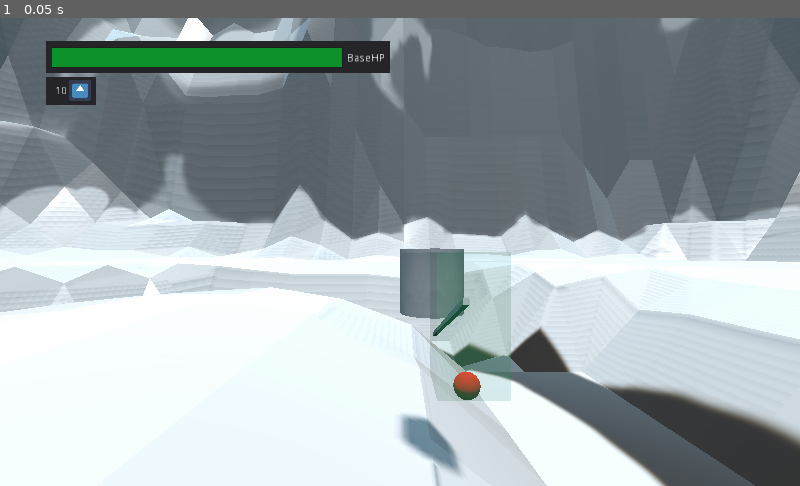
Above: before the commit, frame 1.
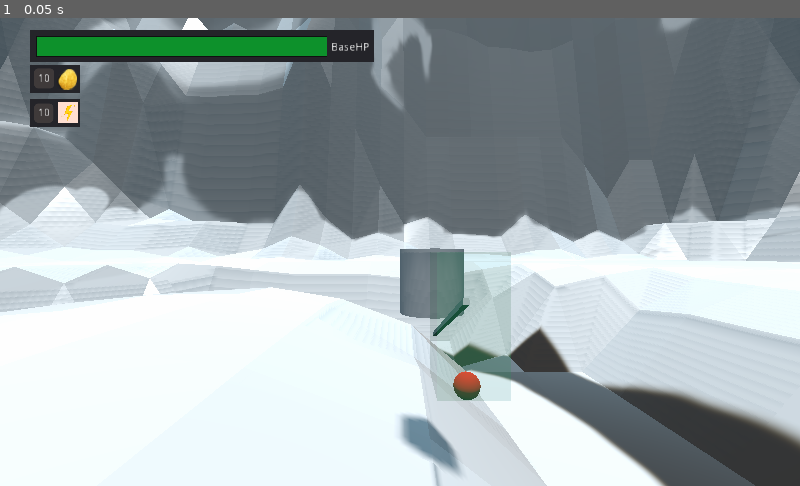
Above: after the commit, the same moment.

Repository: Paulpanther/MultiplayerTowerDefense
Game: Godot game, scene res://game/game.tscn
Same seed, same stepped clock (60 frames per second), same inputs: the game is played once before the commit and once after it. The engine's default icon, where the game draws it, is replaced by a stand-in: a white triangle on a blue panel in a dark square.
Inputs:
- Up to frame 1 (0.05 s): no input

The runs differ from the first frame. In frame 1, 4.0% of the frame differs, in the area x 3-49%, y 2-24%.
Error in both runs: Assertion failed. (res://addons/multiplayer/NetworkGame.gd:84)

Commit message:
Added EnergyCounter and QuitButton

Diff:
--- a/Global.gd
+++ b/Global.gd
@@ -8,8 +8,9 @@
 #BASE
 export var baseHealth = 150
 
-#CHIPS
+#Rescources
 export var Chips = 10
+export var Energy = 10
 
 #ENEMIES
 enum ENEMIES{
--- a/UI/ChipCounter.gd
+++ b/UI/ChipCounter.gd
@@ -1,4 +1,4 @@
 extends Label
 
 func _process(delta):
-	text = str(Global.Chips)
+	text = str(Global.Energy)
--- /dev/null
+++ b/game/Menu.gd
@@ -0,0 +1,9 @@
+extends Control
+
+
+
+func _on_ControlsButton_pressed():
+	visible = false
+
+func _on_QuitButton_pressed():
+	get_tree().quit()
--- /dev/null
+++ b/game/QuitButton.gd
@@ -0,0 +1,20 @@
+extends Control
+
+
+# Declare member variables here. Examples:
+# var a = 2
+# var b = "text"
+
+
+# Called when the node enters the scene tree for the first time.
+func _ready():
+	pass # Replace with function body.
+
+
+# Called every frame. 'delta' is the elapsed time since the previous frame.
+#func _process(delta):
+#	pass
+
+
+func _on_Quit_pressed():
+	get_tree().quit()
--- a/game/game.tscn
+++ b/game/game.tscn
@@ -1,12 +1,15 @@
-[gd_scene load_steps=11 format=2]
+[gd_scene load_steps=15 format=2]
 
 [ext_resource path="res://addons/multiplayer/NetworkGame.gd" type="Script" id=1]
 [ext_resource path="res://player/player.tscn" type="PackedScene" id=2]
 [ext_resource path="res://level/level0/level0.tscn" type="PackedScene" id=3]
 [ext_resource path="res://resources/rock.tscn" type="PackedScene" id=4]
 [ext_resource path="res://UI/LoseBaseHP.gd" type="Script" id=5]
+[ext_resource path="res://game/Menu.gd" type="Script" id=6]
 [ext_resource path="res://UI/ChipCounter.gd" type="Script" id=7]
-[ext_resource path="res://icon.png" type="Texture" id=8]
+[ext_resource path="res://assets/chip.png" type="Texture" id=8]
+[ext_resource path="res://game/QuitButton.gd" type="Script" id=9]
+[ext_resource path="res://UI/Assets/lightning_bolt.webp" type="Texture" id=10]
 
 [sub_resource type="Theme" id=1]
 
@@ -14,6 +17,13 @@
 
 [sub_resource type="StyleBoxFlat" id=3]
 bg_color = Color( 0.054902, 0.572549, 0.172549, 1 )
+
+[sub_resource type="StyleBoxFlat" id=4]
+bg_color = Color( 0.25098, 0.231373, 0.231373, 1 )
+corner_radius_top_left = 5
+corner_radius_top_right = 5
+corner_radius_bottom_right = 5
+corner_radius_bottom_left = 5
 
 [node name="MultiplayerTowerDefense" type="Node"]
 script = ExtResource( 1 )
@@ -29,13 +39,14 @@
 [node name="rock" parent="game" instance=ExtResource( 4 )]
 
 [node name="UI" type="Control" parent="."]
-anchor_left = 0.02
-anchor_top = 0.03
-anchor_right = 0.02
-anchor_bottom = 0.03
-margin_left = 0.520002
-margin_right = 20.52
-margin_bottom = 22.0
+anchor_left = 0.001
+anchor_top = 0.002
+anchor_right = 0.001
+anchor_bottom = 0.002
+margin_left = -0.024
+margin_top = -0.2
+margin_right = 1920.0
+margin_bottom = 1080.0
 __meta__ = {
 "_edit_use_anchors_": false
 }
@@ -44,9 +55,10 @@
 anchor_left = 1.0
 anchor_right = 1.0
 anchor_bottom = 1.0
-margin_left = 10.0
-margin_right = 487.0
-margin_bottom = 40.0
+margin_left = -1890.02
+margin_top = 3.0
+margin_right = -1436.02
+margin_bottom = -1008.2
 __meta__ = {
 "_edit_use_anchors_": false
 }
@@ -74,7 +86,7 @@
 }
 
 [node name="LostHP" type="PanelContainer" parent="UI/BaseHP"]
-modulate = Color( 0.180392, 0.203922, 0.196078, 1 )
+modulate = Color( 0.109804, 0.113725, 0.113725, 1 )
 margin_left = 15.0
 margin_top = 19.0
 margin_right = 388.0
@@ -96,23 +108,36 @@
 "_edit_use_anchors_": false
 }
 
-[node name="Control" type="Control" parent="UI"]
+[node name="CounterChip" type="Control" parent="UI"]
 margin_left = 40.0
-margin_top = 51.0
+margin_top = 53.0
 margin_right = 171.0
-margin_bottom = 107.0
-
-[node name="Panel" type="Panel" parent="UI/Control"]
+margin_bottom = 109.0
+__meta__ = {
+"_edit_use_anchors_": false
+}
+
+[node name="Panel" type="Panel" parent="UI/CounterChip"]
 margin_left = -2.0
 margin_top = 6.0
 margin_right = 62.0
 margin_bottom = 42.0
 
-[node name="ChipCounter" type="Label" parent="UI/Control"]
-margin_left = 9.0
-margin_top = 18.0
-margin_right = 64.0
-margin_bottom = 62.0
+[node name="Panel2" type="Panel" parent="UI/CounterChip"]
+margin_left = 3.0
+margin_top = 11.0
+margin_right = 28.0
+margin_bottom = 36.0
+custom_styles/panel = SubResource( 4 )
+__meta__ = {
+"_edit_use_anchors_": false
+}
+
+[node name="ChipCounter" type="Label" parent="UI/CounterChip"]
+margin_left = 7.0
+margin_top = 17.0
+margin_right = 62.0
+margin_bottom = 61.0
 text = "0
 "
 script = ExtResource( 7 )
@@ -120,10 +145,138 @@
 "_edit_use_anchors_": false
 }
 
-[node name="TextureRect" type="TextureRect" parent="UI/Control"]
-margin_left = 27.0
-margin_top = 10.0
-margin_right = 56.0
-margin_bottom = 37.0
+[node name="TextureRect" type="TextureRect" parent="UI/CounterChip"]
+anchor_top = 0.179
+anchor_bottom = 0.179
+margin_left = 29.0
+margin_top = 0.976
+margin_right = 58.0
+margin_bottom = 27.976
 texture = ExtResource( 8 )
 expand = true
+
+[node name="QuitButton" type="Control" parent="UI"]
+margin_left = 1126.0
+margin_top = 528.0
+margin_right = 1166.0
+margin_bottom = 568.0
+script = ExtResource( 9 )
+__meta__ = {
+"_edit_use_anchors_": false
+}
+
+[node name="Quit" type="Button" parent="UI/QuitButton"]
+margin_left = 695.0
+margin_top = 496.0
+margin_right = 777.0
+margin_bottom = 536.0
+text = "Quit Game"
+__meta__ = {
+"_edit_use_anchors_": false
+}
+
+[node name="Counter Energy" type="Control" parent="UI"]
+margin_left = 40.0
+margin_top = 97.0
+margin_right = 80.0
+margin_bottom = 137.0
+__meta__ = {
+"_edit_use_anchors_": false
+}
+
+[node name="Panel" type="Panel" parent="UI/Counter Energy"]
+margin_left = -2.0
+margin_top = 6.0
+margin_right = 62.0
+margin_bottom = 42.0
+
+[node name="Panel2" type="Panel" parent="UI/Counter Energy"]
+margin_left = 3.0
+margin_top = 12.0
+margin_right = 27.0
+margin_bottom = 36.0
+custom_styles/panel = SubResource( 4 )
+__meta__ = {
+"_edit_use_anchors_": false
+}
+
+[node name="EnergyCounter" type="Label" parent="UI/Counter Energy"]
+margin_left = 7.0
+margin_top = 17.0
+margin_right = 62.0
+margin_bottom = 60.0
+text = "0
+"
+script = ExtResource( 7 )
+__meta__ = {
+"_edit_use_anchors_": false
+}
+
+[node name="TextureRect" type="TextureRect" parent="UI/Counter Energy"]
+anchor_top = 0.179
+anchor_bottom = 0.179
+margin_left = 33.0
+margin_top = 2.84
+margin_right = 59.0
+margin_bottom = 29.84
+texture = ExtResource( 10 )
+expand = true
+
+[node name="Menu" type="Control" parent="."]
+visible = false
+margin_right = 1920.0
+margin_bottom = 1080.0
+script = ExtResource( 6 )
+__meta__ = {
+"_edit_use_anchors_": false
+}
+
+[node name="Panel" type="Panel" parent="Menu"]
+margin_right = 1925.0
+margin_bottom = 1085.0
+__meta__ = {
+"_edit_use_anchors_": false
+}
+
+[node name="VBoxContainer" type="VBoxContainer" parent="Menu"]
+anchor_left = 0.5
+anchor_top = 0.5
+anchor_right = 0.5
+anchor_bottom = 0.5
+margin_left = -293.0
+margin_top = -214.5
+margin_right = 299.0
+margin_bottom = 290.5
+size_flags_horizontal = 3
+size_flags_vertical = 3
+__meta__ = {
+"_edit_use_anchors_": false
+}
+
+[node name="StartButton" type="Button" parent="Menu/VBoxContainer"]
+margin_right = 592.0
+margin_bottom = 165.0
+size_flags_horizontal = 7
+size_flags_vertical = 7
+text = "Start"
+
+[node name="ControlsButton" type="Button" parent="Menu/VBoxContainer"]
+margin_top = 169.0
+margin_right = 592.0
+margin_bottom = 335.0
+size_flags_horizontal = 7
+size_flags_vertical = 7
+text = "Controls"
+
+[node name="QuitButton" type="Button" parent="Menu/VBoxContainer"]
+margin_top = 339.0
+margin_right = 592.0
+margin_bottom = 505.0
+size_flags_horizontal = 7
+size_flags_vertical = 7
+text = "Quit"
+
+[connection signal="pressed" from="UI/QuitButton/Quit" to="UI/QuitButton" method="_on_Quit_pressed"]
+[connection signal="pressed" from="Menu/VBoxContainer/StartButton" to="Menu" method="_on_StartButton_pressed"]
+[connection signal="pressed" from="Menu/VBoxContainer/ControlsButton" to="Menu" method="_on_ControlsButton_pressed"]
+[connection signal="pressed" from="Menu/VBoxContainer/QuitButton" to="Menu" method="_on_QuitButton_pressed"]
Binary file added: UI/Assets/lightning_bolt.webp
Not shown, added: UI/Assets/lightning_bolt.webp.import
